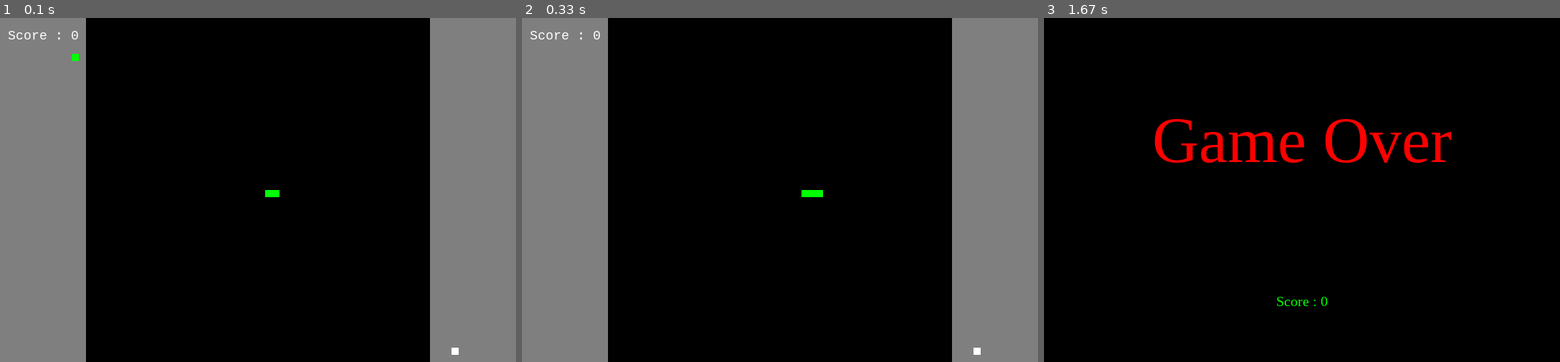
Above: before the commit, frames 1-3 (left to right).
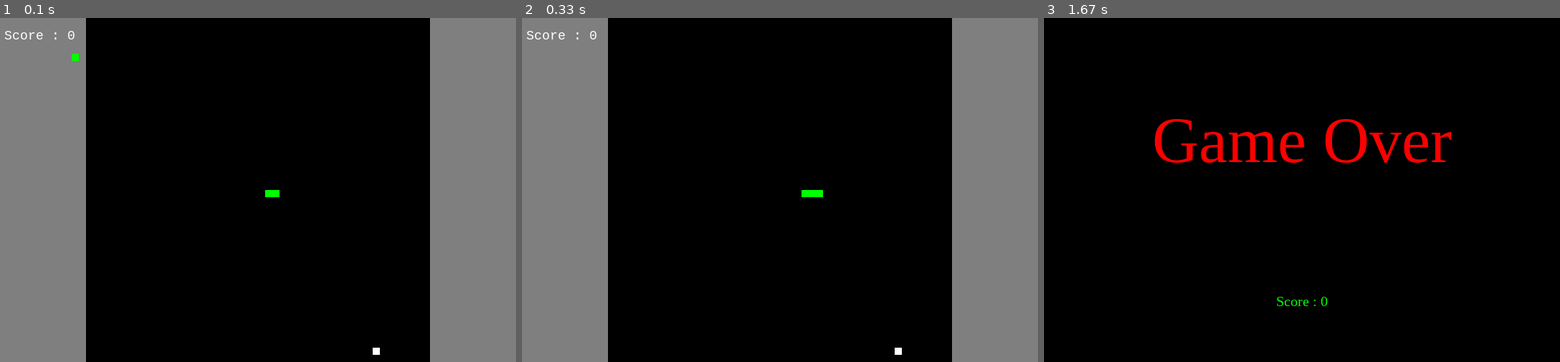
Above: after the commit, the same moments.

Repository: Worldeditory/snake_pygame
Game: pygame game, started from snake.py
Two runs of this game, one before a commit and one after it. Both use one fixed random seed, a clock stepped at 60 frames per second and the inputs below.
Inputs:
- Up to frame 1 (0.1 s): no input
- Up to frame 2 (0.33 s): no input
- Up to frame 3 (1.67 s): tap A at 0.33 s

The runs differ from the first frame. In frame 1, 0.2% of the frame differs, in the area x 0-89%, y 3-98%; in frame 2, 0.2%; in frame 3, nothing differs.

Commit message:
bug repair
테두리 밖에 음식 생성되는 버그 고침

Diff:
--- a/snake.py
+++ b/snake.py
@@ -38,7 +38,7 @@
 snake_color = green
 
 food_pos = [
-    random.randrange(1, (frame[0] // 10)) * 10,
+    random.randrange(1 + 12, (frame[0] // 10) - 14) * 10,
     random.randrange(1, (frame[1] // 10)) * 10,
 ]
 food_spawn = True
@@ -93,7 +93,7 @@
 
     # Game over 상황인지 게임중 상황인지에 따라 다른 위치를 선정합니다.
     if choice == 1:
-        score_rect.midtop = (size[0] / 12, 15)
+        score_rect.midtop = (size[0] / 13, 15)
     else:
         score_rect.midtop = (size[0] / 2, size[1] / 1.25)
 
@@ -201,7 +201,7 @@
         while food_spawn == False:
             food_spawn = True
             food_pos = [
-                random.randrange(1 + 13, (frame[0] // 10) - 14) * 10,
+                random.randrange(1 + 12, (frame[0] // 10) - 14) * 10,
                 random.randrange(1, (frame[1] // 10)) * 10,
             ]
             # 만약 음식 생성 위치에 장애물이 있다면 다른곳에 음식을 생성함
@@ -212,7 +212,7 @@
 
         # 장애물을 생성함
         while 1:
-            obstacle_x = random.randrange(1 + 13, (frame[0] // 10) - 14) * 10
+            obstacle_x = random.randrange(1 + 12, (frame[0] // 10) - 14) * 10
             obstacle_y = random.randrange(1, (frame[1] // 10)) * 10
             if [obstacle_x, obstacle_y] != food_pos:
                 obstacle_pos.append([obstacle_x, obstacle_y])
@@ -236,11 +236,11 @@
     for pos in snake_body:
         pygame.draw.rect(main_window, snake_color, pygame.Rect(pos[0], pos[1], 10, 10))
         # 무지개 뱀 관련 코드
-        # rainbow_idx += 1
-        # rainbow_idx %= 7
         # pygame.draw.rect(
         #     main_window, rainbow[rainbow_idx], pygame.Rect(pos[0], pos[1], 10, 10)
         # )
+        # rainbow_idx += 1
+        # rainbow_idx %= 7
 
     # 음식을 그립니다.
     pygame.draw.rect(main_window, white, pygame.Rect(food_pos[0], food_pos[1], 10, 10))
